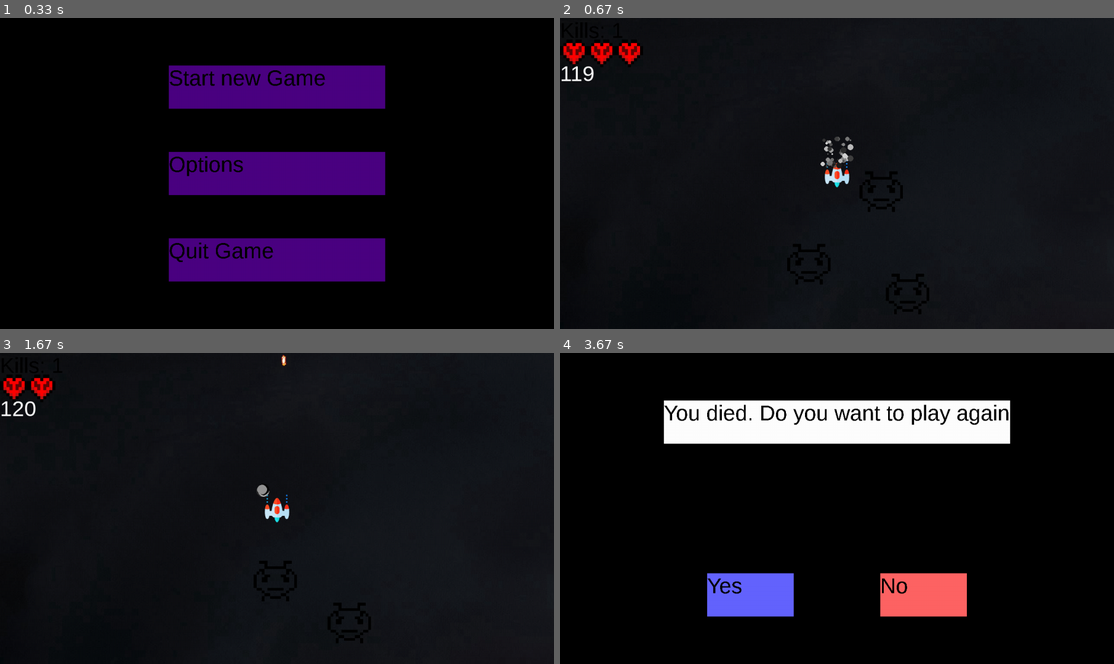
Above: before the commit, frames 1-4 (two rows, left to right).
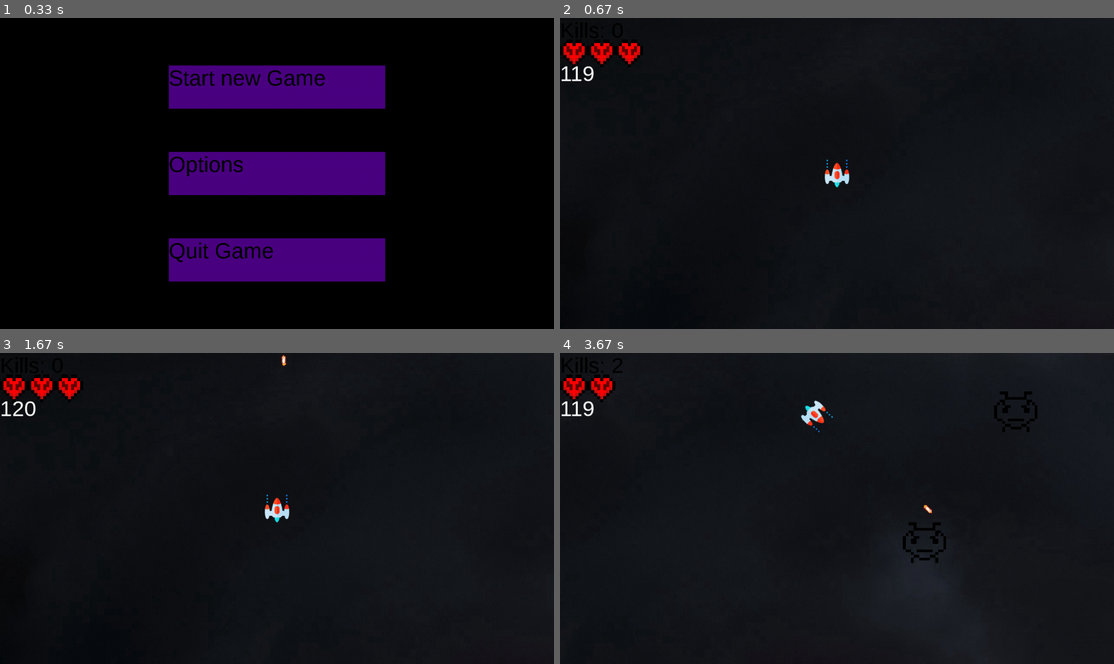
Above: after the commit, the same moments.

Repository: AndreCorreaSantos/Jogo-Pygame
Game: pygame game, started from Main.py
Same seed, same stepped clock (60 frames per second), same inputs: the game is played once before the commit and once after it.
Inputs (mouse positions are in pixels of both pictures, inside the frame that each line leads up to):
- Up to frame 1 (0.33 s): no input
- Up to frame 2 (0.67 s): click "Start new Game" at 0.38 s
- Up to frame 3 (1.67 s): hold Esc 0.67-1.13 s; hold D 0.67-1.13 s; move the mouse to (277, 530) at 0.7 s; click (332, 576) at 1.22 s; click "Start new Game" at 1.55 s
- Up to frame 4 (3.67 s): hold D 1.83-2.3 s; move the mouse to (692, 393) at 1.87 s; hold W 2.33-2.63 s; move the mouse to (704, 446) at 2.37 s; click (842, 539) at 2.72 s; hold D 3-3.47 s; click (837, 545) at 3.08 s; hold A from 3.5 s (still down); click (1047, 626) at 3.58 s

Frame 1 is identical in both runs. In frame 2, 0.5% of the frame differs, in the area x 41-67%, y 38-94%; in frame 3, 0.5%; in frame 4, 72%, in the area x 0-100%, y 0-100%.

Commit message:
Adding bosses

Diff:
--- a/Classes.py
+++ b/Classes.py
@@ -2,6 +2,8 @@
 import math
 import ctypes
 import random
+
+from pygame import image
 user32 = ctypes.windll.user32
 width,height = user32.GetSystemMetrics(0), user32.GetSystemMetrics(1)
 
@@ -81,34 +83,30 @@
         self.rect.y = y
         self.vx = vx
         self.vy = vy
-    def update(self,mapa):
-        v_x = self.vx
-        v_y = self.vy
-        if self.rect.x - mapa.rect.x <= 0:
-            v_x = -v_x
-            self.vx = v_x
-        if self.rect.x - mapa.rect.x >= mapa.rect.w-self.rect.w:
-            v_x = -v_x
-            self.vx = v_x
-        if self.rect.y - mapa.rect.y <= 0:
-            v_y = -v_y
-            self.vy = v_y
-        if self.rect.y - mapa.rect.y >= mapa.rect.h-self.rect.h:
-            v_y = -v_y
-            self.vy = v_y
-        self.rect.x += v_x
-        self.rect.y += v_y
+        self.vmax = math.sqrt(self.vx**2 + self.vy**2)
+    def update(self):
+        self.rect.x += self.vx
+        self.rect.y += self.vy
     def draw(self,screen):
         screen.blit(self.image, (self.rect.x, self.rect.y))
     def draw_hitbox(self,screen):
         pygame.draw.rect(screen, (0,0,0), self.rect, 2)
     #funcao que spawna invasores em packs em lugares aleatorios da tela.
     def spawn(mapa):
-        #ponto = (random.randint(0,width),random.randint(0,height))
-        ponto = (mapa.rect.x+50,mapa.rect.y+50)
-        v_inicial = (random.randint(-5,5),random.randint(-5,5))
-        u = invasor(ponto[0],ponto[1],v_inicial[0],v_inicial[1])
+        mapa_max_x = mapa.rect.x + mapa.rect.w
+        mapa_max_y = mapa.rect.y + mapa.rect.h
+        mapa_min_x = mapa.rect.x
+        mapa_min_y = mapa.rect.y
+        aleatorio_x = random.randint(mapa_min_x,mapa_max_x)
+        aleatorio_y = random.randint(mapa_min_y,mapa_max_y)
+        v_componente_min = 2
+        v_componente_max = 5
+        v_aleatoria_x = random.randint(v_componente_min,v_componente_max)
+        v_aleatoria_y = random.randint(v_componente_min,v_componente_max)
+        u = invasor(aleatorio_x,aleatorio_y,v_aleatoria_x,v_aleatoria_y)
         invasores.add(u)
+        all_sprites.add(u)
+
 
     def dist(self,next):
         distx = (self.rect.x - next.rect.x)**2
@@ -116,15 +114,22 @@
         return math.sqrt(distx + disty)
 
     def move_towards_player(self, player):
-        # Find direction vector (dx, dy) between enemy and player.
-        dx, dy = player.rect.x - self.rect.x, player.rect.y - self.rect.y
-        dist = math.hypot(dx, dy)
-        if dist == 0:
-            dist = 1
-        dx, dy = dx / dist, dy / dist  # Normalize.
-        # Move along this normalized vector towards the player at current speed.
-        self.rect.x += dx * v_inv
-        self.rect.y += dy * v_inv
+        dx,dy = self.rect.x - player.rect.x,self.rect.y-player.rect.y
+        ang = math.atan2(dy,dx)
+        self.vx =  -self.vmax*math.cos(ang)
+        self.vy = -self.vmax*math.sin(ang)
+
+class boss(pygame.sprite.Sprite):
+    def __init__(self,image,mapa,hp):
+        pygame.sprite.Sprite.__init__(self)
+        self.image = pygame.image.load(image).convert_alpha()
+        self.rect = self.image.get_rect()
+        self.rect.x = mapa.rect.x + mapa.rect.w/2
+        self.rect.y = mapa.rect.y + mapa.rect.h/2
+        self.hp = hp
+    def draw_hitbox(self,screen):
+        pygame.draw.rect(screen, (0,0,0), self.rect, 2)
+
 
 class map(pygame.sprite.Sprite):
     def __init__(self,imagem,x,y):
@@ -181,4 +186,5 @@
 invasores = pygame.sprite.Group()
 players = pygame.sprite.Group()
 mapas = pygame.sprite.Group()
+bosses = pygame.sprite.Group()
 all_sprites = pygame.sprite.Group()
--- a/Main.py
+++ b/Main.py
@@ -35,10 +35,15 @@
     relogio = pygame.time.get_ticks()
     #criando 10 invasores iniciais em cordenadas aleatorias da tela
     conta_kills = 0
+    boss_kills = 0
     start = False
     menu = True
     menu_2 = False
     game_over = False
+    boss_up = False
+    boss1_up = False
+    boss2_up = False
+    boss3_up = False
     pygame.font.init()
     myfont = pygame.font.SysFont("Arial",50)
     #lista de particulas [loc,velocity,timer]
@@ -46,8 +51,10 @@
     vida = pygame.image.load("assets/vida.png")
     vida = pygame.transform.scale(vida,(64,64))
     v_rect = vida.get_rect().width
-    numero_invasores= 10
+    numero_invasores= 5
+
     while (1):
+
         fps = str(int(clock.get_fps()))
         fps_text = myfont.render(str(fps),False,(255,255,255))
         screen.blit(fps_text,(0,height))
@@ -178,29 +185,57 @@
                     all_sprites.add(bala)
                     start_w = now_w
 
-            col = pygame.sprite.groupcollide(tiros,invasores,True,True)
-            col2 = pygame.sprite.groupcollide(players,invasores,False,True)
-
-            for i in col:
+            colisao_tiro = pygame.sprite.groupcollide(tiros,invasores,True,True)
+            colisao_player = pygame.sprite.groupcollide(players,invasores,False,True)
+            colisao_boss = pygame.sprite.groupcollide(bosses,tiros,False,True)
+
+            for i in colisao_tiro:
                 for u in range(50):
                     particles.append([[i.rect.x,i.rect.y],[random.randint(0,20)/10 - 1,random.randint(-40,-20)*0.1],random.randint(7,14),random.randint(0,222)])
-                u = invasor(random.randint(100,2000),random.randint(100,2000),random.randint(2,5),random.randint(2,5))
+                mapa_max_x = mapa.rect.x + mapa.rect.w
+                mapa_max_y = mapa.rect.y + mapa.rect.h
+                mapa_min_x = mapa.rect.x
+                mapa_min_y = mapa.rect.y
+                aleatorio_x = random.randint(mapa_min_x,mapa_max_x)
+                aleatorio_y = random.randint(mapa_min_y,mapa_max_y)
+                v_componente_min = 2
+                v_componente_max = 5
+                v_aleatoria_x = random.randint(v_componente_min,v_componente_max)
+                v_aleatoria_y = random.randint(v_componente_min,v_componente_max)
+                u = invasor(aleatorio_x,aleatorio_y,v_aleatoria_x,v_aleatoria_y)
                 invasores.add(u)
                 all_sprites.add(u)
-
-                conta_kills += 1
-
-            for i in col2:
+                if not boss_up:
+                    conta_kills += 1
+
+            for i in colisao_player:
                 for u in range(50):
                         particles.append([[i.rect.x,i.rect.y],[random.randint(0,20)/10 - 1,random.randint(-40,-20)*0.1],random.randint(7,14),random.randint(0,222)])
-
-                u = invasor(random.randint(100,2000),random.randint(100,2000),random.randint(2,5),random.randint(2,5))
+                mapa_max_x = mapa.rect.x + mapa.rect.w - 400
+                mapa_max_y = mapa.rect.y + mapa.rect.h - 400
+                mapa_min_x = mapa.rect.x +  400
+                mapa_min_y = mapa.rect.y + 400
+                aleatorio_x = random.randint(mapa_min_x,mapa_max_x)
+                aleatorio_y = random.randint(mapa_min_y,mapa_max_y)
+                v_min = 2
+                v_max = 5
+                v_aleatoria_x = random.randint(v_min,v_max)
+                v_aleatoria_y = random.randint(v_min,v_max)
+                u = invasor(aleatorio_x,aleatorio_y,v_aleatoria_x,v_aleatoria_y)
                 invasores.add(u)
                 all_sprites.add(u)
-                conta_kills += 1
+                if not boss_up:
+                    conta_kills += 1
                 vidas -= 1
-                #tocar animacao de dano
-                        #recebendo e aplicando os parametros para fazer o offset da camera
+
+            for i in colisao_boss:
+                i.hp -= 1
+                for u in range(50):
+                    particles.append([[i.rect.x,i.rect.y],[random.randint(0,20)/10 - 1,random.randint(-40,-20)*0.1],random.randint(7,14),random.randint(0,222)])
+
+
+
+
             velocidade = 6
             scroll = [0,0]
             scroll[0] = int((p1.rect.x-scroll[0]-width/2+p1.rect.w/2)/15)
@@ -216,11 +251,6 @@
             mapa.rect.x += scroll[0]
             mapa.rect.y += scroll[1]
 
-            while len(invasores)  < numero_invasores:
-                u = invasor(random.randint(100,2000),random.randint(100,2000),random.randint(2,3),random.randint(2,3))
-                invasores.add(u)
-                all_sprites.add(u)
-
             for i in all_sprites:
                 if type(i) == player:
                     i.update(-vpx,-vpy)
@@ -234,10 +264,16 @@
                     if testex:
                         i.rect.x += scroll[0]
                     if testey:
-                     i.rect.y += scroll[1]
-                    i.update(mapa)
+                        i.rect.y += scroll[1]
+                    i.update()
                     i.move_towards_player(p1)
                     #i.draw(screen)
+                    screen.blit(i.image,(i.rect.x+scroll[0],i.rect.y+scroll[1]))
+                elif type(i) == boss:
+                    if testex:
+                        i.rect.x += scroll[0]
+                    if testey:
+                        i.rect.y += scroll[1]
                     screen.blit(i.image,(i.rect.x+scroll[0],i.rect.y+scroll[1]))
                 else:
                     if testex:
@@ -260,15 +296,70 @@
                 particle[2] -= 0.2
                 particle[1][1] += 0.1
                 c = particle[3]
-                pygame.draw.circle(screen, (c,c,c), [int(particle[0][0]), int(particle[0][1])], int(particle[2]))
+                pygame.draw.circle(screen, (c,c/3.5,c/3.5), [int(particle[0][0]), int(particle[0][1])], int(particle[2]))
                 if particle[2] <= 0:
                     #remove.append(particles.index(particle))
                     particles.remove(particle)
 
-            if conta_kills > 50:
-                mapa = mapa2
-            if conta_kills > 100:
-                mapa = mapa3
+
+            if conta_kills == 3 and not boss_up and boss_kills == 0:
+                imagem_boss1 = "assets/vida.png"
+                boss1 = boss(imagem_boss1,mapa,30)
+                bosses.add(boss1)
+                all_sprites.add(boss1)
+                boss_up = True
+                boss1_up = True
+
+            if boss1_up:
+
+                if boss1.hp == 0:
+                    boss1.kill()
+                    boss_kills += 1
+                    mapa = mapa2
+                    boss_up = False
+                    boss1_up = False
+
+            if conta_kills == 200 and not boss_up and boss_kills == 1:
+                imagem_boss2 = "assets/i.png"
+                boss2 = boss(imagem_boss2,mapa,50)
+                all_sprites.add(boss2)
+                bosses.add(boss2)
+                boss2_up = True
+                boss_up = True
+
+            if boss2_up:
+                if boss2.hp == 0:
+                    boss2.kill()
+                    boss_kills += 1
+                    mapa = mapa3
+                    boss_up = False
+                    boss2_up = False
+
+            if conta_kills == 300 and not boss_up and boss_kills == 2:
+                imagem_boss3 = "assets/i.png"
+                boss3 = boss(imagem_boss3,mapa,70)
+                all_sprites.add(boss3)
+                bosses.add(boss3)
+                boss_up = True
+
+            if boss3_up:
+                if boss3.hp == 0:
+                    boss3.kill()
+                    boss_kills += 1
+                    boss_up = False
+                    boss3_up = False
+
+
+            if not boss_up and boss_kills == 0:
+                while len(invasores) < 5:
+                    invasor.spawn(mapa)
+            if not boss_up and boss_kills == 1:
+                while len(invasores) < 10:
+                    invasor.spawn(mapa)
+            if not boss_up and boss_kills == 2:
+                while len(invasores) < 15:
+                    invasor.spawn(mapa)
+
 
             textsurface = myfont.render("Kills: {}".format(conta_kills),False,(0,0,0))
             screen.blit(textsurface,(0,0))
@@ -276,14 +367,17 @@
             fps = myfont.render(str(int(clock.get_fps())), True, pygame.Color('white'))
             screen.blit(fps,(0,100))
 
-            if not vidas:
-                start = False
-                game_over = True
+            #if not vidas:
+            #    start = False
+            #    game_over = True
+
             for i in range(vidas):
-                screen.blit(vida,(0+i*v_rect,50))
+                screen.blit(vida,(i*v_rect,50))
+
             #funcao para desenhar a hitbox dos sprites, debug
             #draw_hb(all_sprites,screen)
             #p1.draw_hitbox(screen)
+
             if game_over == True:
                 start = False
                 menu_2 = False
